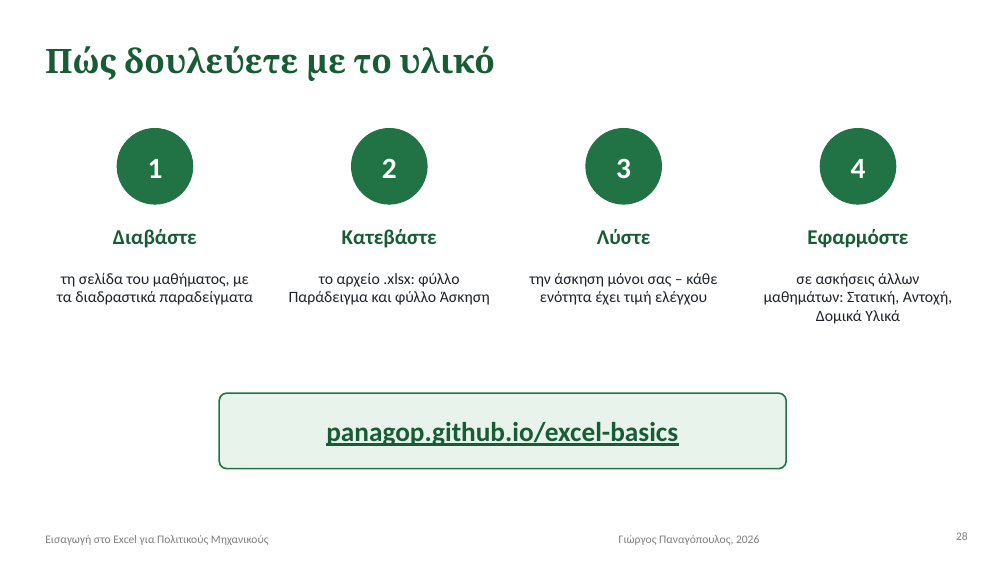
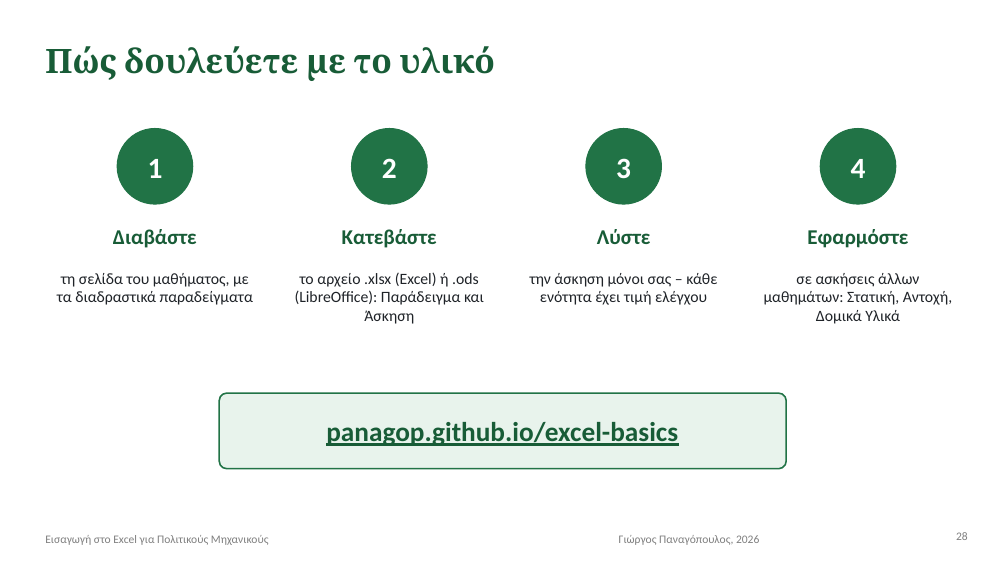
Before and after one commit to panagop/excel-basics, a slide deck: slide 28 of presentation/excel-civil-engineers.pptx. Drawn at 1008x567 pixels with LibreOffice and Linux fonts; fonts in the diff are those of the drawing; background and template pictures are left out. Boxes give left, top, right and bottom in pixels: in the first picture for what was removed or moved away, otherwise in the second. Text is boxed around its words. In the diff, an @@ line names an element or a change of style, - is before the commit and + after.

```diff
--- a/presentation/excel-civil-engineers.pptx
+++ b/presentation/excel-civil-engineers.pptx
@@ text at bbox=[295, 272, 484, 324]: text changed @@
-το αρχείο .xlsx: φύλλο Παράδειγμα και φύλλο Άσκηση
+το αρχείο .xlsx (Excel) ή .ods (LibreOffice): Παράδειγμα και Άσκηση
```
Also in this commit, not shown: 32 other files.
